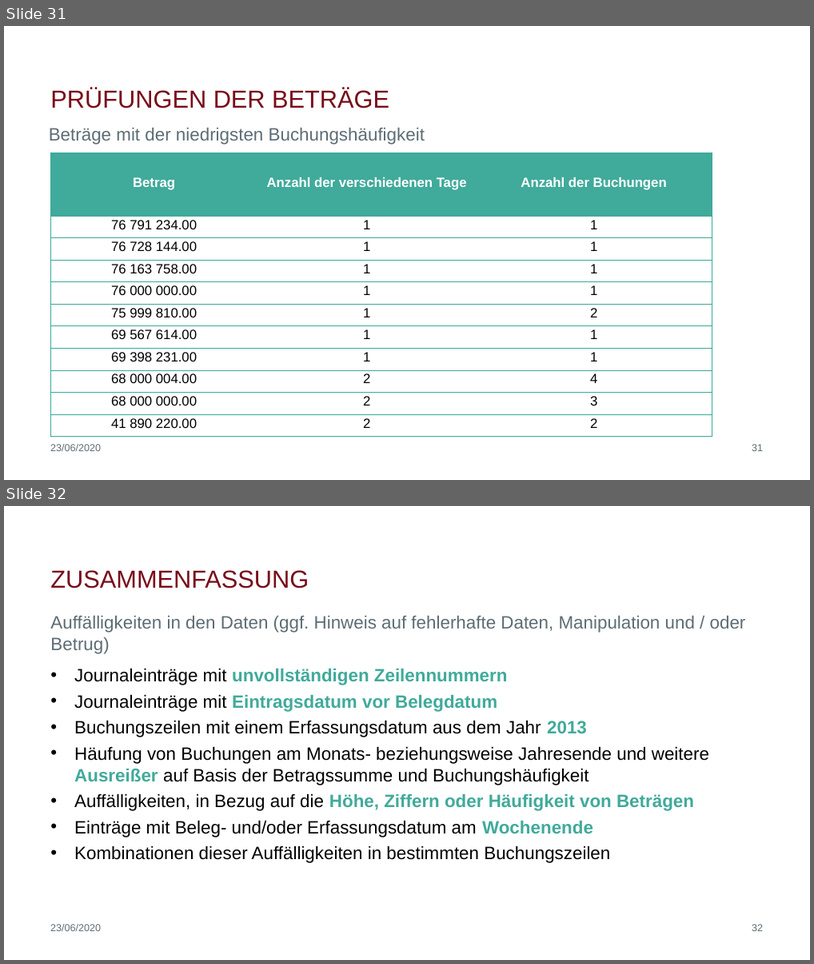
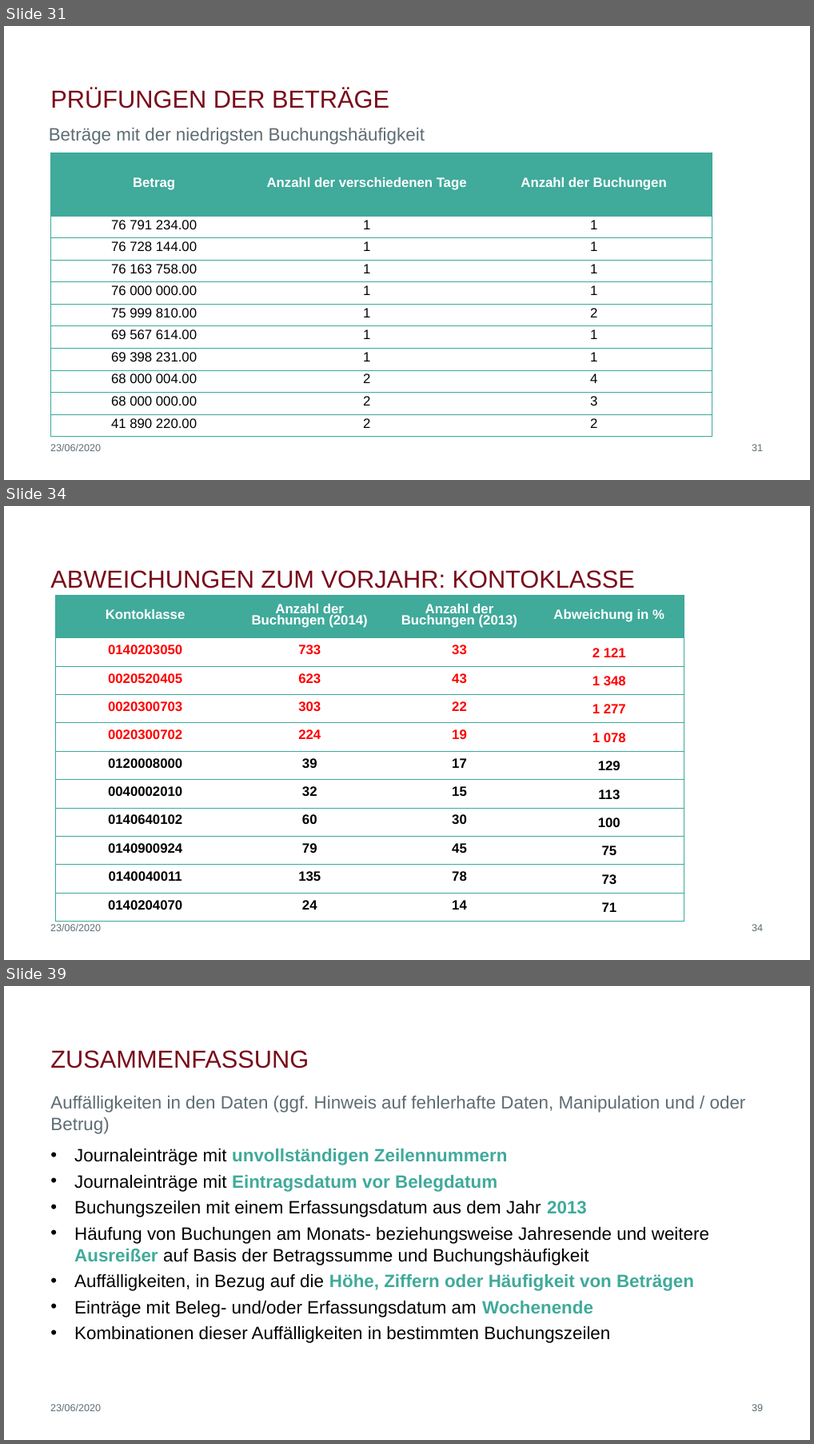
Before and after one commit to biegt/auditing_case_study, a slide deck: 04_output/Präsentation_Case_Study_1_Bieg_Krug.pptx. Shown one above the other, each under a label of ours: slides 31 and 32 before the commit, slides 31, 34 and 39 after it; the slides between them are not shown. The pictures are 814x964 and 814x1444 pixels, drawn with LibreOffice and Linux fonts; fonts in the diff are those of the drawing; background and template pictures are left out. Boxes give left, top, right and bottom in pixels: in the first picture for what was removed or moved away, otherwise in the second. Text is boxed around its words. In the diff, an @@ line names an element or a change of style, - is before the commit and + after.

```diff
--- a/04_output/Präsentation_Case_Study_1_Bieg_Krug.pptx
+++ b/04_output/Präsentation_Case_Study_1_Bieg_Krug.pptx
@@ slide 34 added at (x1=4, y1=506, x2=810, y2=960), background #FFFFFF @@
@@ title added at (x1=50, y1=570, x2=635, y2=588), 29.3 pt, text #790B1A @@
+ABWEICHUNGEN ZUM VORJAHR: KONTOKLASSE
@@ table added at (x1=56, y1=596, x2=685, y2=921), 11 rows, 4 columns @@
+Kontoklasse | Anzahl der Buchungen (2014) | Anzahl der Buchungen (2013) | Abweichung in %
+0140203050 | 733 | 33 | 2 121
+0020520405 | 623 | 43 | 1 348
+0020300703 | 303 | 22 | 1 277
+0020300702 | 224 | 19 | 1 078
+0120008000 | 39 | 17 | 129
+0040002010 | 32 | 15 | 113
+0140640102 | 60 | 30 | 100
+0140900924 | 79 | 45 | 75
+0140040011 | 135 | 78 | 73
+0140204070 | 24 | 14 | 71
@@ text added at (x1=50, y1=924, x2=101, y2=931), 12 pt, text #5D6C74 @@
+23/06/2020
@@ page number added at (x1=752, y1=924, x2=763, y2=931), 12 pt, text #5D6C74 @@
+34
@@ what was slide 32 is now slide 39 @@
@@ page number at (x1=752, y1=1404, x2=763, y2=1411): text changed @@
-32
+39
```
Also in this commit, not shown: 6 other slides added.
